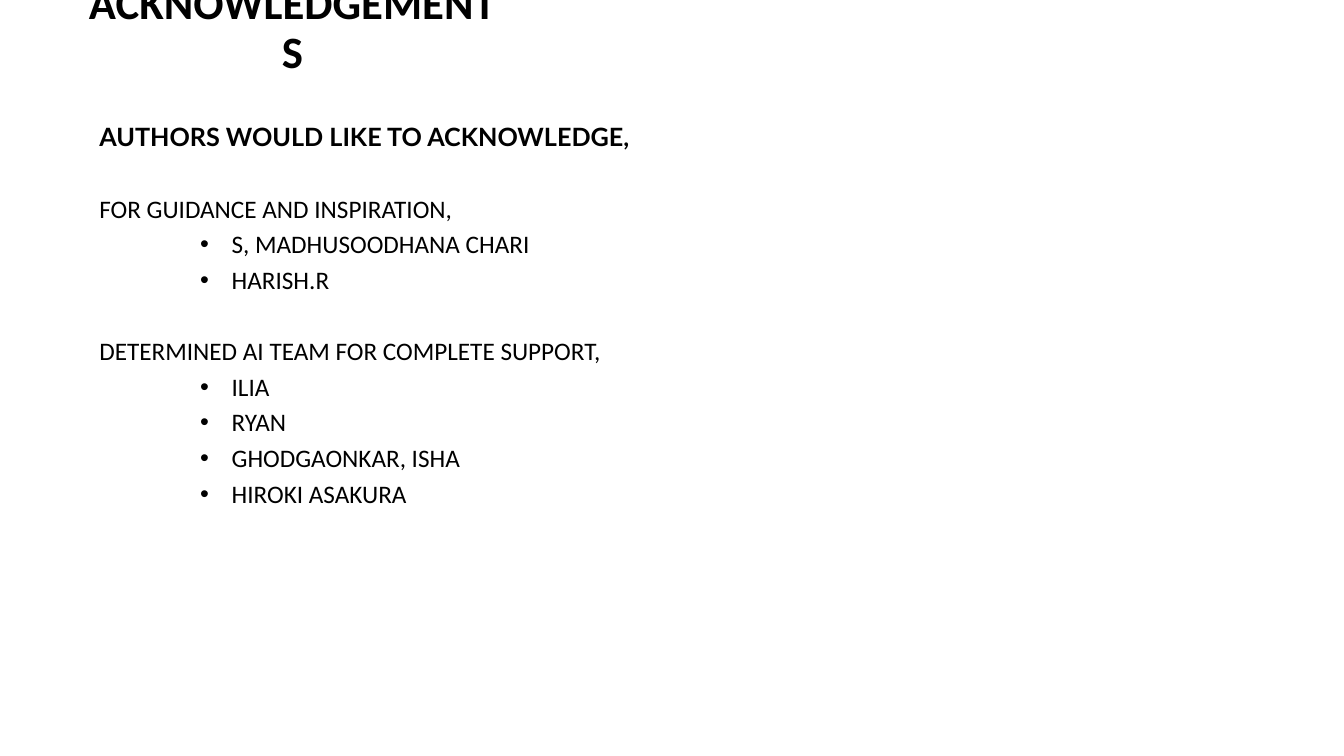
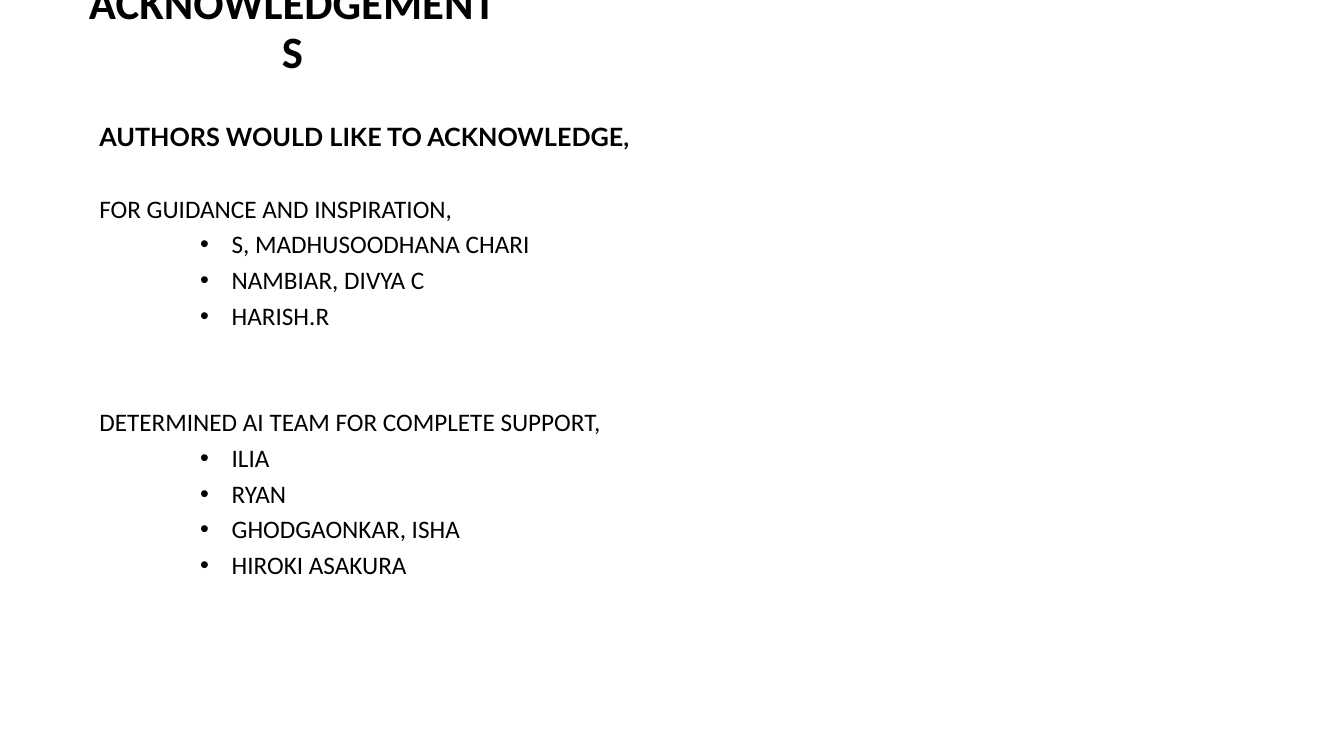
Before and after one commit to ARCHANAGSR/Determined-GAN, a slide deck: slide 11 of DETERMINED-GAN.pptm. Drawn at 1344x756 pixels with LibreOffice and Linux fonts; fonts in the diff are those of the drawing. Boxes give left, top, right and bottom in pixels: in the first picture for what was removed or moved away, otherwise in the second. Text is boxed around its words. In the diff, an @@ line names an element or a change of style, - is before the commit and + after.

```diff
--- a/DETERMINED-GAN.pptm
+++ b/DETERMINED-GAN.pptm
@@ subtitle at [232,272,424,292]: paragraph added @@
+    • NAMBIAR, DIVYA C
```
Also in this commit, not shown: 1 other slide changed, 1 slide added.
